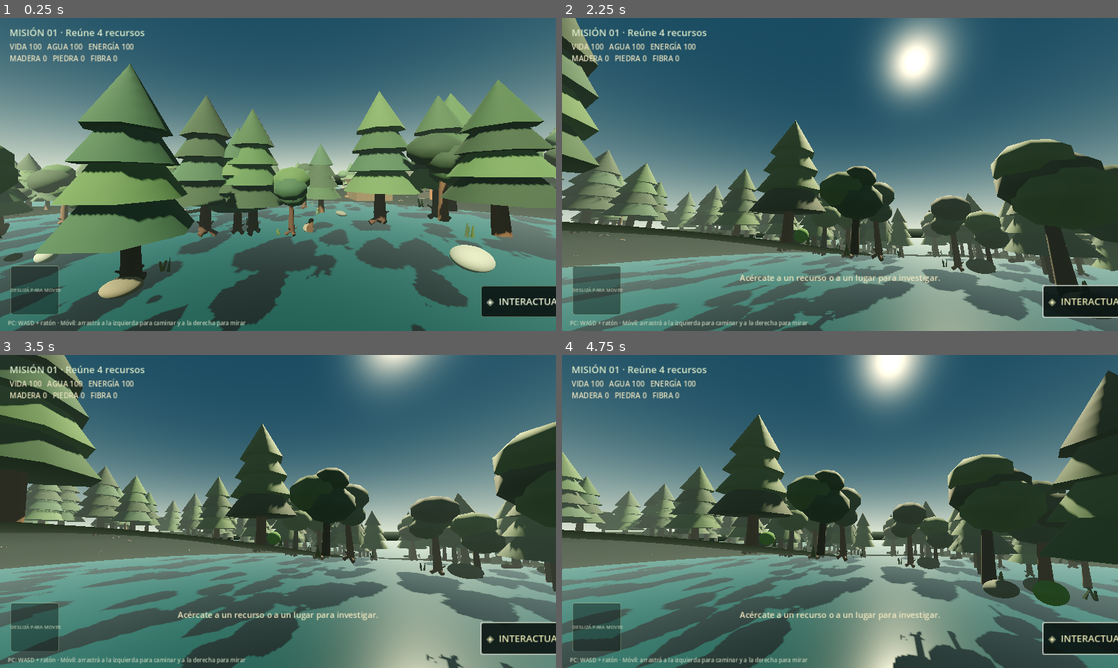
Above: before the commit, frames 1-4 (two rows, left to right).
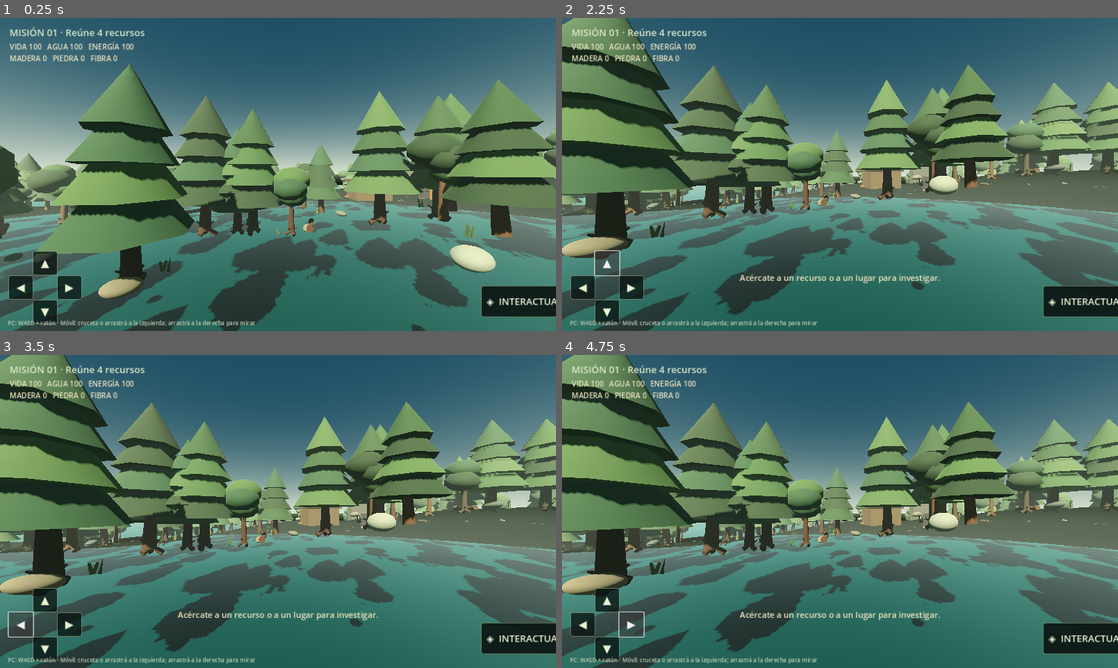
Above: after the commit, the same moments.

Repository: nicolamona/wildline
Game: Godot game, scene res://scenes/main.tscn
Same seed, same stepped clock (60 frames per second), same inputs: the game is played once before the commit and once after it.
Inputs (mouse positions are in pixels of both pictures, inside the frame that each line leads up to):
- Up to frame 1 (0.25 s): no input
- Up to frame 2 (2.25 s): tap Enter at 0.5 s; move the mouse to (867, 174) at 0.52 s; hold W 0.53-1.25 s; hold Shift 0.53-1.25 s; click (867, 174) at 0.67 s; click "◈ INTERACTUAR" at 1.25 s; click (606, 262) at 2 s, where only the run after the commit has a clickable "▲"
- Up to frame 3 (3.5 s): click (22, 624) at 2.75 s, where only the run after the commit has a clickable "◀"
- Up to frame 4 (4.75 s): click (606, 649) at 3.5 s, where only the run after the commit has a clickable "▼"; click (628, 624) at 4.25 s, where only the run after the commit has a clickable "▶"

The runs differ from the first frame. In frame 1, 2.0% of the frame differs, in the area x 1-46%, y 74-99%; in frame 2, 79%, in the area x 0-100%, y 0-100%; in frame 3, 64%; in frame 4, 68%.

Commit message:
Add reliable touch movement pad to WILDLINE web

Diff:
--- a/godot/scripts/world.gd
+++ b/godot/scripts/world.gd
@@ -509,31 +509,40 @@
 	button.add_theme_font_size_override("font_size", 22)
 	button.pressed.connect(_on_interact_pressed)
 	hud.add_child(button)
-	# Indicador visual; la entrada real la reciben las zonas táctiles.
-	var joystick_base := Panel.new()
-	joystick_base.name = "MoveJoystickGuide"
-	joystick_base.anchor_left = 0.0
-	joystick_base.anchor_right = 0.0
-	joystick_base.anchor_top = 1.0
-	joystick_base.anchor_bottom = 1.0
-	joystick_base.offset_left = 24
-	joystick_base.offset_right = 136
-	joystick_base.offset_top = -150
-	joystick_base.offset_bottom = -38
-	joystick_base.mouse_filter = Control.MOUSE_FILTER_IGNORE
-	joystick_base.add_theme_stylebox_override("panel", _hud_panel(Color(0.035, 0.075, 0.065, 0.45), Color(0.65, 0.74, 0.56, 0.62)))
-	hud.add_child(joystick_base)
-	var joystick_label := Label.new()
-	joystick_label.text = "DESLIZÁ PARA MOVER"
-	joystick_label.set_anchors_and_offsets_preset(Control.PRESET_FULL_RECT)
-	joystick_label.horizontal_alignment = HORIZONTAL_ALIGNMENT_CENTER
-	joystick_label.vertical_alignment = VERTICAL_ALIGNMENT_CENTER
-	joystick_label.add_theme_font_size_override("font_size", 11)
-	joystick_label.add_theme_color_override("font_color", Color(0.87, 0.91, 0.79, 0.75))
-	joystick_label.mouse_filter = Control.MOUSE_FILTER_IGNORE
-	joystick_base.add_child(joystick_label)
+	# Cruceta táctil real como alternativa fiable al gesto de arrastre en móviles.
+	var dpad := Control.new()
+	dpad.name = "MoveDPad"
+	dpad.anchor_left = 0.0
+	dpad.anchor_right = 0.0
+	dpad.anchor_top = 1.0
+	dpad.anchor_bottom = 1.0
+	dpad.offset_left = 20
+	dpad.offset_right = 188
+	dpad.offset_top = -184
+	dpad.offset_bottom = -16
+	dpad.mouse_filter = Control.MOUSE_FILTER_PASS
+	hud.add_child(dpad)
+	var directions := [
+		["▲", Vector2(56, 0), Vector2(56, 56), Vector2(0, -1)],
+		["◀", Vector2(0, 56), Vector2(56, 56), Vector2(-1, 0)],
+		["▼", Vector2(56, 112), Vector2(56, 56), Vector2(0, 1)],
+		["▶", Vector2(112, 56), Vector2(56, 56), Vector2(1, 0)]
+	]
+	for direction in directions:
+		var move_button := Button.new()
+		move_button.text = direction[0]
+		move_button.position = direction[1]
+		move_button.custom_minimum_size = direction[2]
+		move_button.add_theme_font_size_override("font_size", 25)
+		move_button.add_theme_color_override("font_color", Color(0.91, 0.95, 0.82))
+		move_button.add_theme_stylebox_override("normal", _hud_panel(Color(0.035, 0.075, 0.065, 0.78), Color(0.65, 0.74, 0.56, 0.78)))
+		move_button.add_theme_stylebox_override("pressed", _hud_panel(Color(0.18, 0.27, 0.16, 0.96), Color(0.88, 0.83, 0.53, 1.0)))
+		var move_vector: Vector2 = direction[3]
+		move_button.button_down.connect(func(): player.move_input = move_vector)
+		move_button.button_up.connect(func(): player.move_input = Vector2.ZERO)
+		dpad.add_child(move_button)
 	var hint := Label.new()
-	hint.text = "PC: WASD + ratón · Móvil: arrastrá a la izquierda para caminar y a la derecha para mirar"
+	hint.text = "PC: WASD + ratón · Móvil: cruceta o arrastrá a la izquierda; arrastrá a la derecha para mirar"
 	hint.anchor_left = 0.0
 	hint.anchor_right = 1.0
 	hint.anchor_top = 1.0
